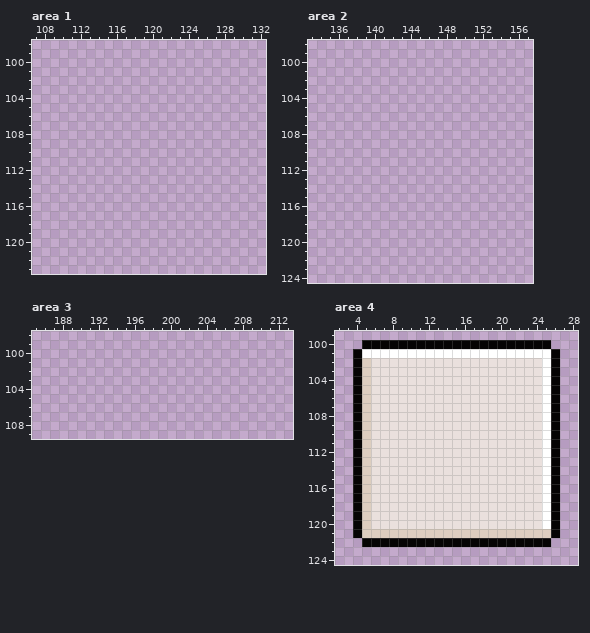
Two versions of one pixel-art file, assets/ui/skin.aseprite. Above: the version before the commit.
320x232 pixels, 1 frame. Colours within 5 levels of each other are drawn and written as one. Shown: area 1: x 107..132, y 98..123; area 2: x 133..157, y 98..124; area 3: x 185..213, y 98..109; area 4: x 2..28, y 99..124. The commit also changed other parts of the picture, which this record leaves out.
After:
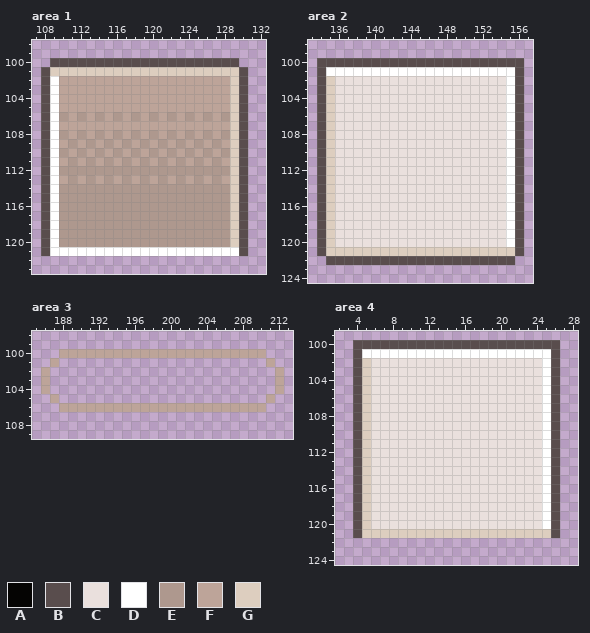
Palette (. is transparent): A #050403  B #594d4d  C #eae0dd  D #ffffff  E #ae988e  F #bda499  G #ddcebf
Edits made:
--- area 1, layer "Skin (dibuja aquí)"
@@ x 107..132 @@
  99 ..........................
-100 ..........................
-101 ..........................
-102 ..........................
-103 ..........................
-104 ..........................
-105 ..........................
-106 ..........................
-107 ..........................
-108 ..........................
-109 ..........................
-110 ..........................
-111 ..........................
-112 ..........................
-113 ..........................
-114 ..........................
-115 ..........................
-116 ..........................
-117 ..........................
-118 ..........................
-119 ..........................
-120 ..........................
-121 ..........................
+100 ..BBBBBBBBBBBBBBBBBBBBB...
+101 .BGGGGGGGGGGGGGGGGGGGGGB..
+102 .BDFFFFFFFFFFFFFFFFFFFGB..
+103 .BDFFFFFFFFFFFFFFFFFFFGB..
+104 .BDFFFFFFFFFFFFFFFFFFFGB..
+105 .BDFFFFFFFFFFFFFFFFFFFGB..
+106 .BDEFEFEFEFEFEFEFEFEFEGB..
+107 .BDFFFFFFFFFFFFFFFFFFFGB..
+108 .BDEFEFEFEFEFEFEFEFEFEGB..
+109 .BDFEFEFEFEFEFEFEFEFEFGB..
+110 .BDEFEFEFEFEFEFEFEFEFEGB..
+111 .BDFEFEFEFEFEFEFEFEFEFGB..
+112 .BDEEEEEEEEEEEEEEEEEEEGB..
+113 .BDFEFEFEFEFEFEFEFEFEFGB..
+114 .BDEEEEEEEEEEEEEEEEEEEGB..
+115 .BDEEEEEEEEEEEEEEEEEEEGB..
+116 .BDEEEEEEEEEEEEEEEEEEEGB..
+117 .BDEEEEEEEEEEEEEEEEEEEGB..
+118 .BDEEEEEEEEEEEEEEEEEEEGB..
+119 .BDEEEEEEEEEEEEEEEEEEEGB..
+120 .BDEEEEEEEEEEEEEEEEEEEGB..
+121 .BDDDDDDDDDDDDDDDDDDDDDB..
 122 ..........................
--- area 2, layer "Skin (dibuja aquí)"
@@ x 133..157 @@
  99 .........................
-100 .........................
-101 .........................
-102 .........................
-103 .........................
-104 .........................
-105 .........................
-106 .........................
-107 .........................
-108 .........................
-109 .........................
-110 .........................
-111 .........................
-112 .........................
-113 .........................
-114 .........................
-115 .........................
-116 .........................
-117 .........................
-118 .........................
-119 .........................
-120 .........................
-121 .........................
-122 .........................
+100 .BBBBBBBBBBBBBBBBBBBBBBB.
+101 .BDDDDDDDDDDDDDDDDDDDDDB.
+102 .BGCCCCCCCCCCCCCCCCCCCDB.
+103 .BGCCCCCCCCCCCCCCCCCCCDB.
+104 .BGCCCCCCCCCCCCCCCCCCCDB.
+105 .BGCCCCCCCCCCCCCCCCCCCDB.
+106 .BGCCCCCCCCCCCCCCCCCCCDB.
+107 .BGCCCCCCCCCCCCCCCCCCCDB.
+108 .BGCCCCCCCCCCCCCCCCCCCDB.
+109 .BGCCCCCCCCCCCCCCCCCCCDB.
+110 .BGCCCCCCCCCCCCCCCCCCCDB.
+111 .BGCCCCCCCCCCCCCCCCCCCDB.
+112 .BGCCCCCCCCCCCCCCCCCCCDB.
+113 .BGCCCCCCCCCCCCCCCCCCCDB.
+114 .BGCCCCCCCCCCCCCCCCCCCDB.
+115 .BGCCCCCCCCCCCCCCCCCCCDB.
+116 .BGCCCCCCCCCCCCCCCCCCCDB.
+117 .BGCCCCCCCCCCCCCCCCCCCDB.
+118 .BGCCCCCCCCCCCCCCCCCCCDB.
+119 .BGCCCCCCCCCCCCCCCCCCCDB.
+120 .BGCCCCCCCCCCCCCCCCCCCDB.
+121 .BGGGGGGGGGGGGGGGGGGGGGB.
+122 ..BBBBBBBBBBBBBBBBBBBBB..
 123 .........................
--- area 3, layer "Skin (dibuja aquí)"
@@ x 185..213 @@
  99 .............................
-100 .............................
-101 .............................
-102 .............................
-103 .............................
-104 .............................
-105 .............................
-106 .............................
+100 ...FFFFFFFFFFFFFFFFFFFFFFF...
+101 ..F.......................F..
+102 .F.........................F.
+103 .F.........................F.
+104 .F.........................F.
+105 ..F.......................F..
+106 ...FFFFFFFFFFFFFFFFFFFFFFF...
 107 .............................
--- area 4, layer "Skin (dibuja aquí)"
@@ x 2..28 @@
  99 ...........................
-100 ...AAAAAAAAAAAAAAAAAAAAA...
-101 ..ADDDDDDDDDDDDDDDDDDDDDA..
-102 ..AGCCCCCCCCCCCCCCCCCCCDA..
-103 ..AGCCCCCCCCCCCCCCCCCCCDA..
-104 ..AGCCCCCCCCCCCCCCCCCCCDA..
-105 ..AGCCCCCCCCCCCCCCCCCCCDA..
-106 ..AGCCCCCCCCCCCCCCCCCCCDA..
-107 ..AGCCCCCCCCCCCCCCCCCCCDA..
-108 ..AGCCCCCCCCCCCCCCCCCCCDA..
-109 ..AGCCCCCCCCCCCCCCCCCCCDA..
-110 ..AGCCCCCCCCCCCCCCCCCCCDA..
-111 ..AGCCCCCCCCCCCCCCCCCCCDA..
-112 ..AGCCCCCCCCCCCCCCCCCCCDA..
-113 ..AGCCCCCCCCCCCCCCCCCCCDA..
-114 ..AGCCCCCCCCCCCCCCCCCCCDA..
-115 ..AGCCCCCCCCCCCCCCCCCCCDA..
-116 ..AGCCCCCCCCCCCCCCCCCCCDA..
-117 ..AGCCCCCCCCCCCCCCCCCCCDA..
-118 ..AGCCCCCCCCCCCCCCCCCCCDA..
-119 ..AGCCCCCCCCCCCCCCCCCCCDA..
-120 ..AGCCCCCCCCCCCCCCCCCCCDA..
-121 ..AGGGGGGGGGGGGGGGGGGGGGA..
-122 ...AAAAAAAAAAAAAAAAAAAAA...
+100 ..BBBBBBBBBBBBBBBBBBBBBBB..
+101 ..BDDDDDDDDDDDDDDDDDDDDDB..
+102 ..BGCCCCCCCCCCCCCCCCCCCDB..
+103 ..BGCCCCCCCCCCCCCCCCCCCDB..
+104 ..BGCCCCCCCCCCCCCCCCCCCDB..
+105 ..BGCCCCCCCCCCCCCCCCCCCDB..
+106 ..BGCCCCCCCCCCCCCCCCCCCDB..
+107 ..BGCCCCCCCCCCCCCCCCCCCDB..
+108 ..BGCCCCCCCCCCCCCCCCCCCDB..
+109 ..BGCCCCCCCCCCCCCCCCCCCDB..
+110 ..BGCCCCCCCCCCCCCCCCCCCDB..
+111 ..BGCCCCCCCCCCCCCCCCCCCDB..
+112 ..BGCCCCCCCCCCCCCCCCCCCDB..
+113 ..BGCCCCCCCCCCCCCCCCCCCDB..
+114 ..BGCCCCCCCCCCCCCCCCCCCDB..
+115 ..BGCCCCCCCCCCCCCCCCCCCDB..
+116 ..BGCCCCCCCCCCCCCCCCCCCDB..
+117 ..BGCCCCCCCCCCCCCCCCCCCDB..
+118 ..BGCCCCCCCCCCCCCCCCCCCDB..
+119 ..BGCCCCCCCCCCCCCCCCCCCDB..
+120 ..BGCCCCCCCCCCCCCCCCCCCDB..
+121 ..BGGGGGGGGGGGGGGGGGGGGGB..
+122 ...........................
 123 ...........................
